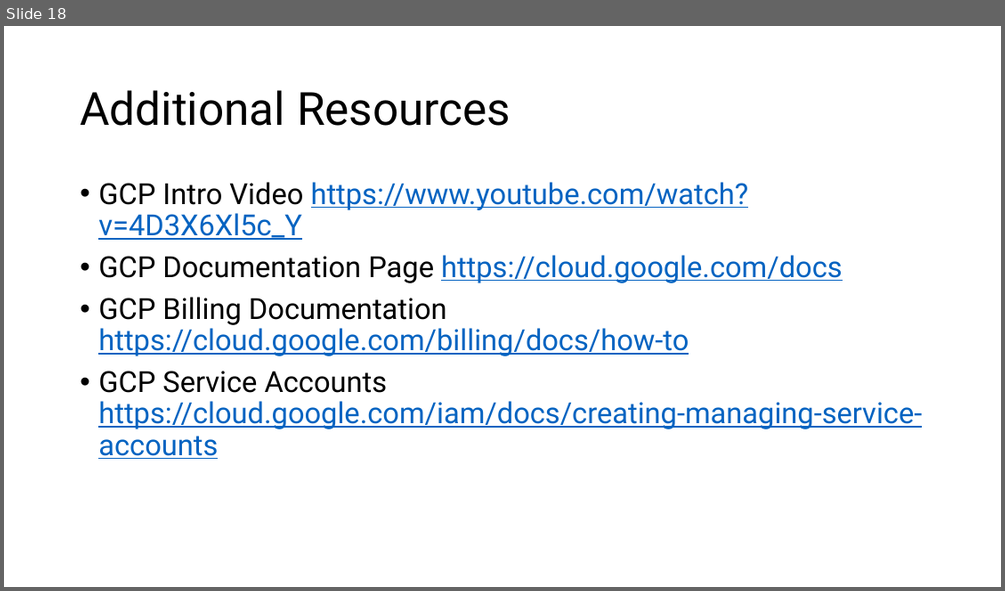
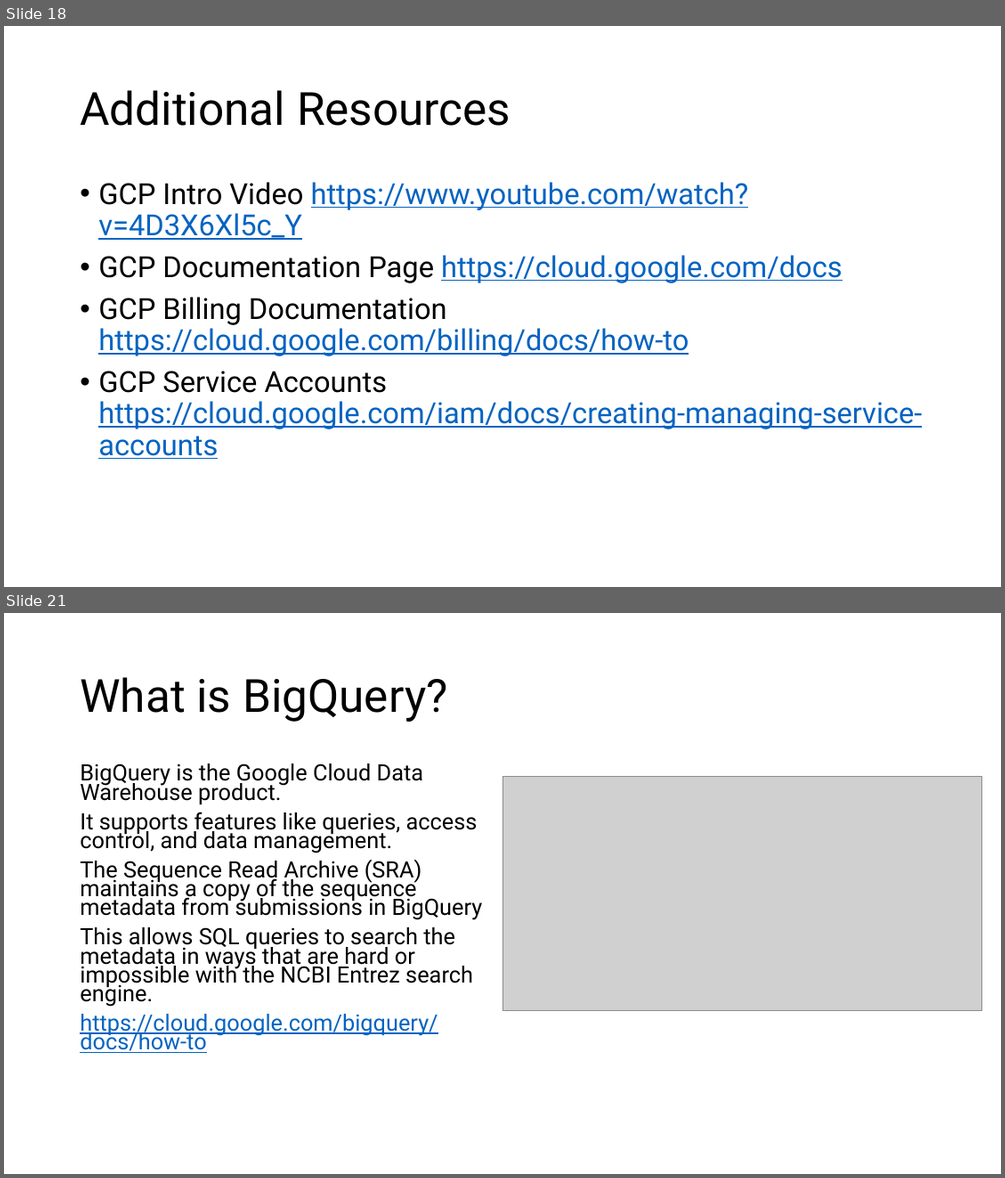
Before and after one commit to ncbi/ASHG-Workshop-2021, a slide deck: ASHG_1.pptx. Shown one above the other, each under a label of ours: slide 18 before the commit, slides 18 and 21 after it; the slides between them are not shown. The pictures are 1005x591 and 1005x1178 pixels, drawn with LibreOffice and Linux fonts; fonts in the diff are those of the drawing; grey boxes stand for pictures; background and template pictures are left out. Boxes give left, top, right and bottom in pixels: in the first picture for what was removed or moved away, otherwise in the second. Text is boxed around its words. In the diff, an @@ line names an element or a change of style, - is before the commit and + after.

Commit message:
Add files via upload
Added bigquery slides

```diff
--- a/ASHG_1.pptx
+++ b/ASHG_1.pptx
@@ slide 21 added at <box>4,613,1001,1174</box>, background picture (left out) @@
@@ title added at <box>80,677,447,722</box>, 44 pt, text #000000 @@
+What is BigQuery?
@@ text added at <box>80,763,483,1053</box>, 21.7 pt, text #000000 @@
+BigQuery is the Google Cloud Data Warehouse product.
+It supports features like queries, access control, and data management.
+The Sequence Read Archive (SRA) maintains a copy of the sequence metadata from submissions in BigQuery
+This allows SQL queries to search the metadata in ways that are hard or impossible with the NCBI Entrez search engine.
+https://cloud.google.com/bigquery/docs/how-to
@@ picture added at <box>502,776,982,1011</box> @@
```
Also in this commit, not shown: 20 other slides added.
